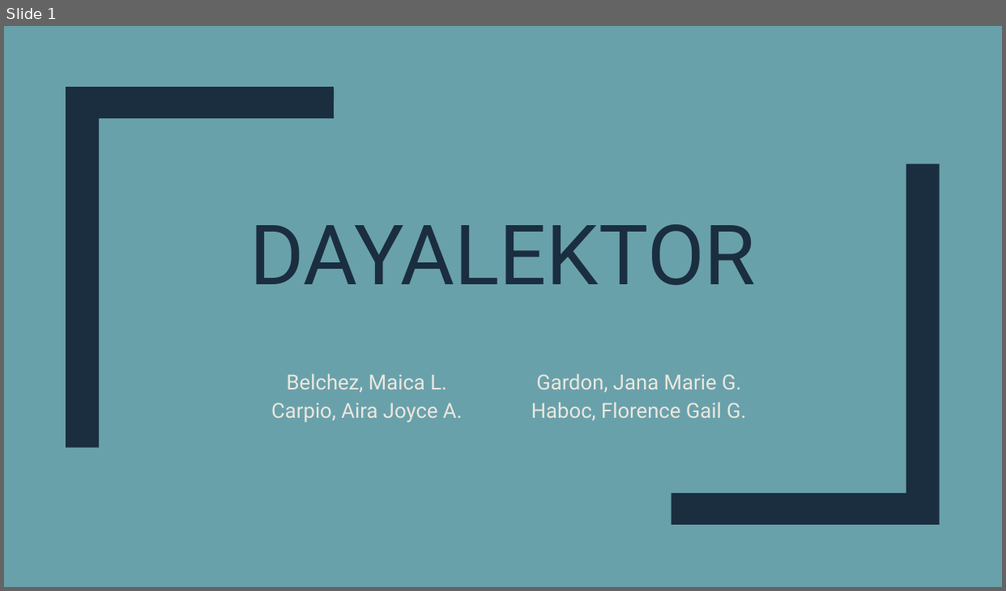
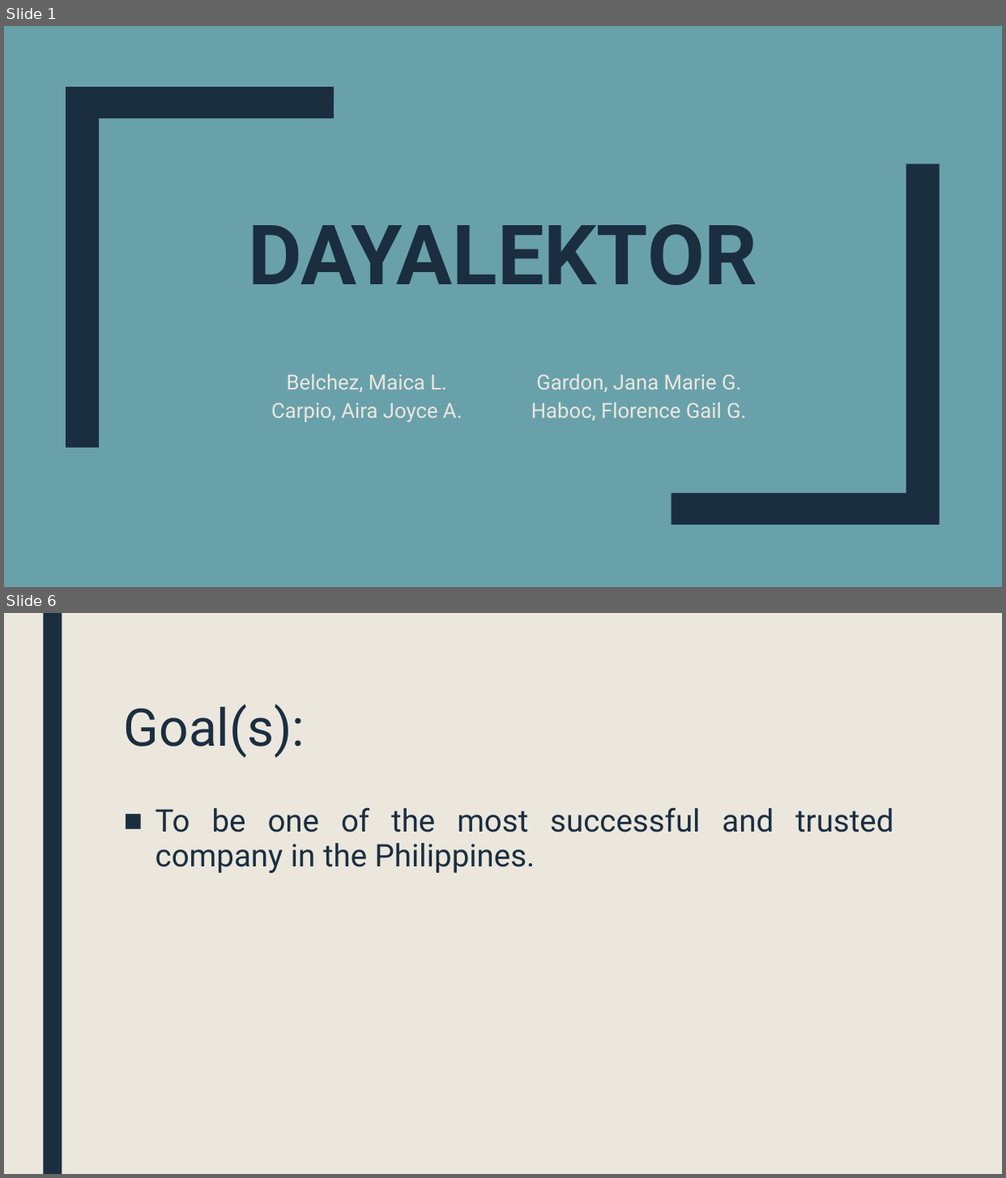
Before and after one commit to mlbelchez/Project---TENTREP, a slide deck: Presentation/PPT/Presentation 2.pptx. Shown one above the other, each under a label of ours: slide 1 before the commit, slides 1 and 6 after it; the slides between them are not shown. The pictures are 1006x591 and 1006x1178 pixels, drawn with LibreOffice and Linux fonts; fonts in the diff are those of the drawing. Boxes give left, top, right and bottom in pixels: in the first picture for what was removed or moved away, otherwise in the second. Text is boxed around its words. In the diff, an @@ line names an element or a change of style, - is before the commit and + after.

```diff
--- a/Presentation/PPT/Presentation 2.pptx
+++ b/Presentation/PPT/Presentation 2.pptx
@@ slide 6 added at (x1=4, y1=613, x2=1002, y2=1174), background #EBE7DD @@
@@ rectangle added at (x1=43, y1=613, x2=62, y2=1174), fill #1A2E40 @@
@@ title added at (x1=124, y1=704, x2=305, y2=758), 50 pt, text #1A2E40 @@
+Goal(s):
@@ text added at (x1=155, y1=807, x2=893, y2=874), 30 pt, text #1A2E40 @@
+■ To be one of the most successful and trusted company in the Philippines.
@@ slide 1 changed as well @@
@@ title "DAYALEKTOR" at (x1=248, y1=224, x2=757, y2=285): bold on @@
```
Also in this commit, not shown: 6 other slides added.
